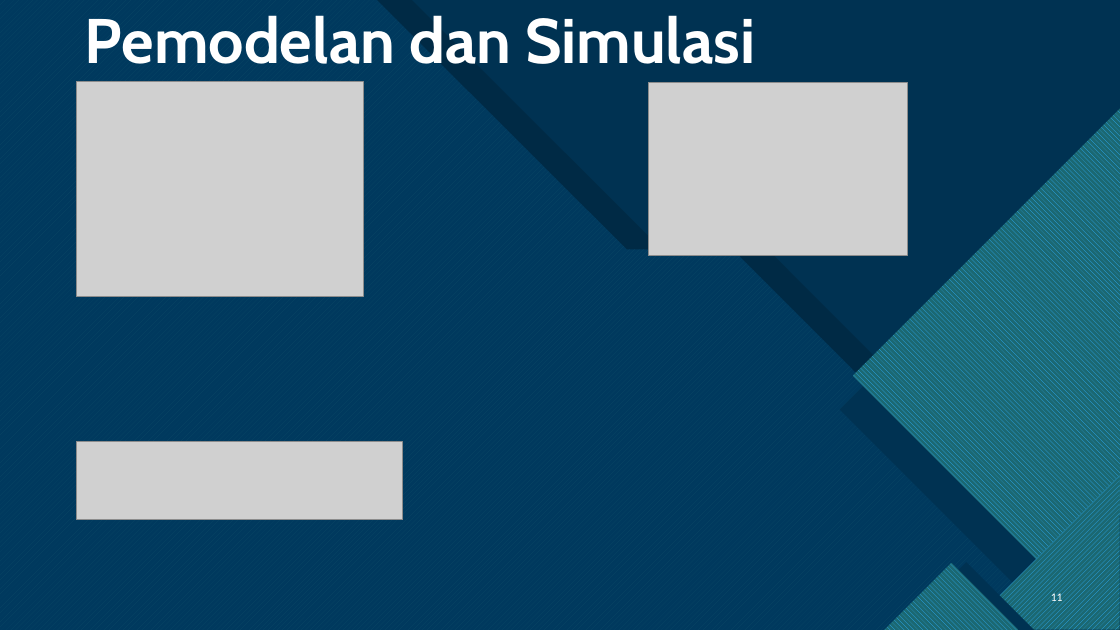
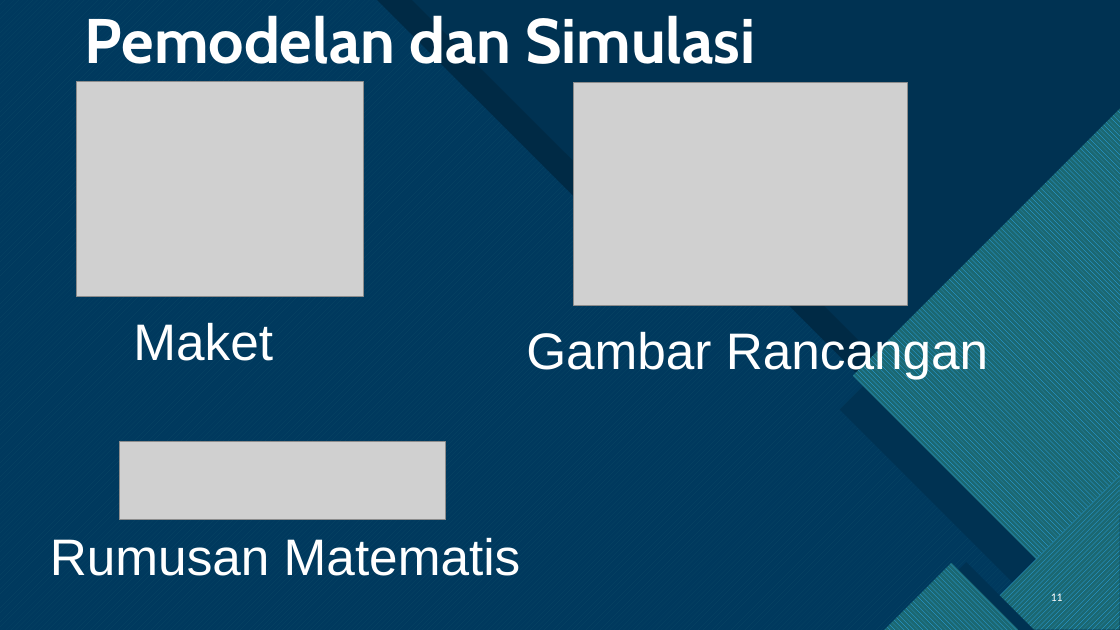
Before and after one commit to AggiaBintangRH/Skripsi, a slide deck: slide 11 of GAME SIMULASI KERJA PRAKTEK MAHASISWA FAKULTAS TEKNOLOGI INFORMASI.pptx. Drawn at 1120x630 pixels with LibreOffice and Linux fonts; fonts in the diff are those of the drawing; grey boxes stand for pictures. Boxes give left, top, right and bottom in pixels: in the first picture for what was removed or moved away, otherwise in the second. Text is boxed around its words. In the diff, an @@ line names an element or a change of style, - is before the commit and + after.

Commit message:
Update

```diff
--- a/GAME SIMULASI KERJA PRAKTEK MAHASISWA FAKULTAS TEKNOLOGI INFORMASI.pptx
+++ b/GAME SIMULASI KERJA PRAKTEK MAHASISWA FAKULTAS TEKNOLOGI INFORMASI.pptx
@@ picture: place and size @@
-picture at <box>649,82,907,255</box>
+picture at <box>574,82,908,305</box>
@@ text added at <box>133,322,273,361</box>, 44 pt, text #FFFFFF @@
+Maket
@@ text added at <box>526,328,988,379</box>, 44 pt, text #FFFFFF @@
+Gambar Rancangan
@@ picture: place and size @@
-picture at <box>76,442,403,520</box>
+picture at <box>119,442,446,520</box>
@@ text added at <box>50,537,521,576</box>, 44 pt, text #FFFFFF @@
+Rumusan Matematis
```
Also in this commit, not shown: 2 other slides changed, 6 slides added.
